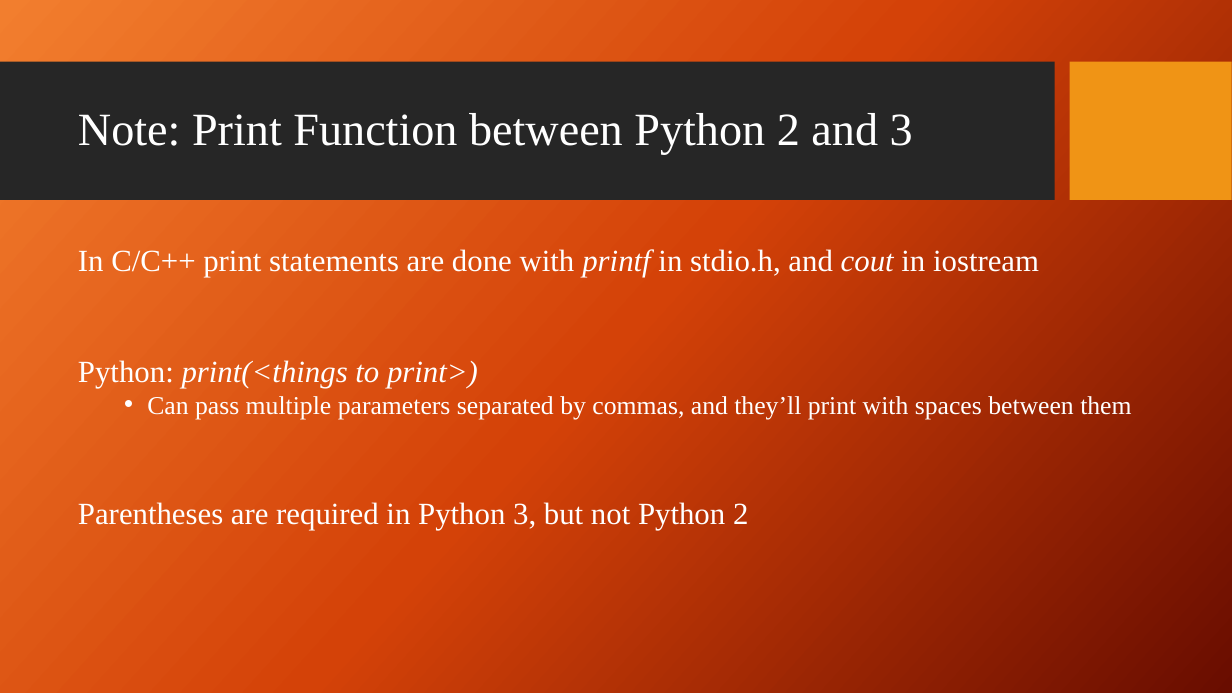
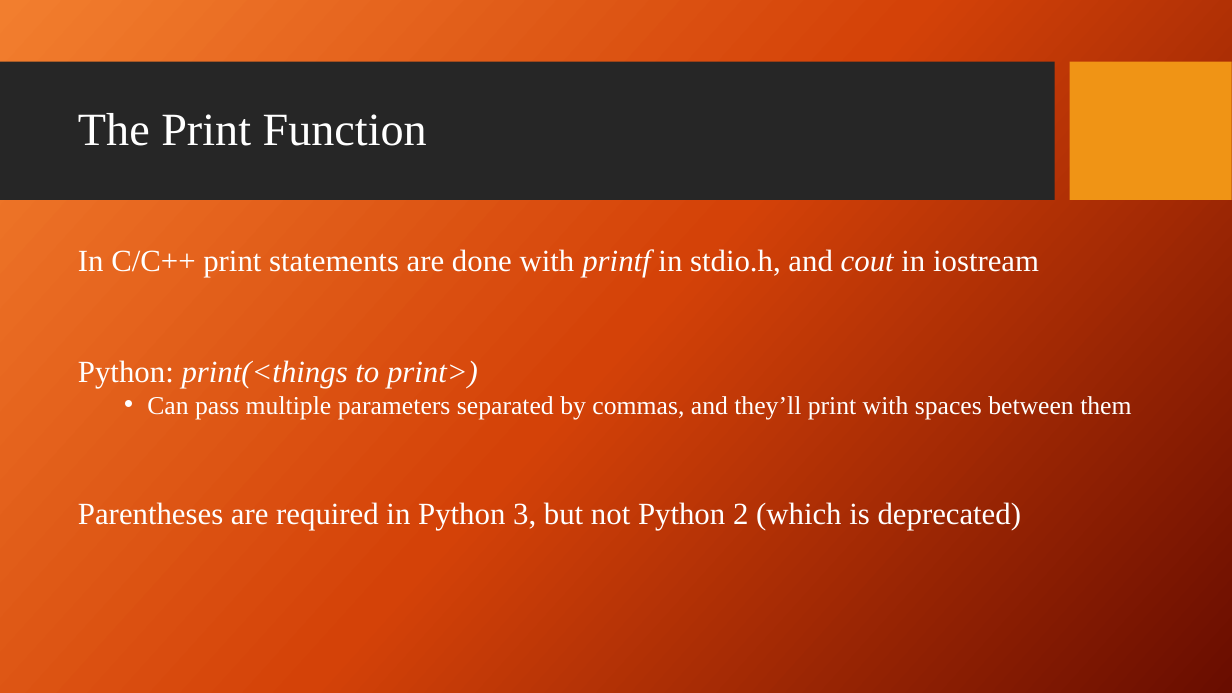
Before and after one commit to giganano/PythonBootcamp, a slide deck: slide 5 of slides/review.pptx. Drawn at 1232x693 pixels with LibreOffice and Linux fonts; fonts in the diff are those of the drawing; background and template pictures are left out. Boxes give left, top, right and bottom in pixels: in the first picture for what was removed or moved away, otherwise in the second. Text is boxed around its words. In the diff, an @@ line names an element or a change of style, - is before the commit and + after.

```diff
--- a/slides/review.pptx
+++ b/slides/review.pptx
@@ title at (78,113,427,146): text changed @@
-Note: Print Function between Python 2 and 3
+The Print Function
@@ text at (78,502,1022,530): text changed @@
-Parentheses are required in Python 3, but not Python 2
+Parentheses are required in Python 3, but not Python 2 (which is deprecated)
```
Also in this commit, not shown: 1 other slide changed, 2 slides added, 38 other files.
